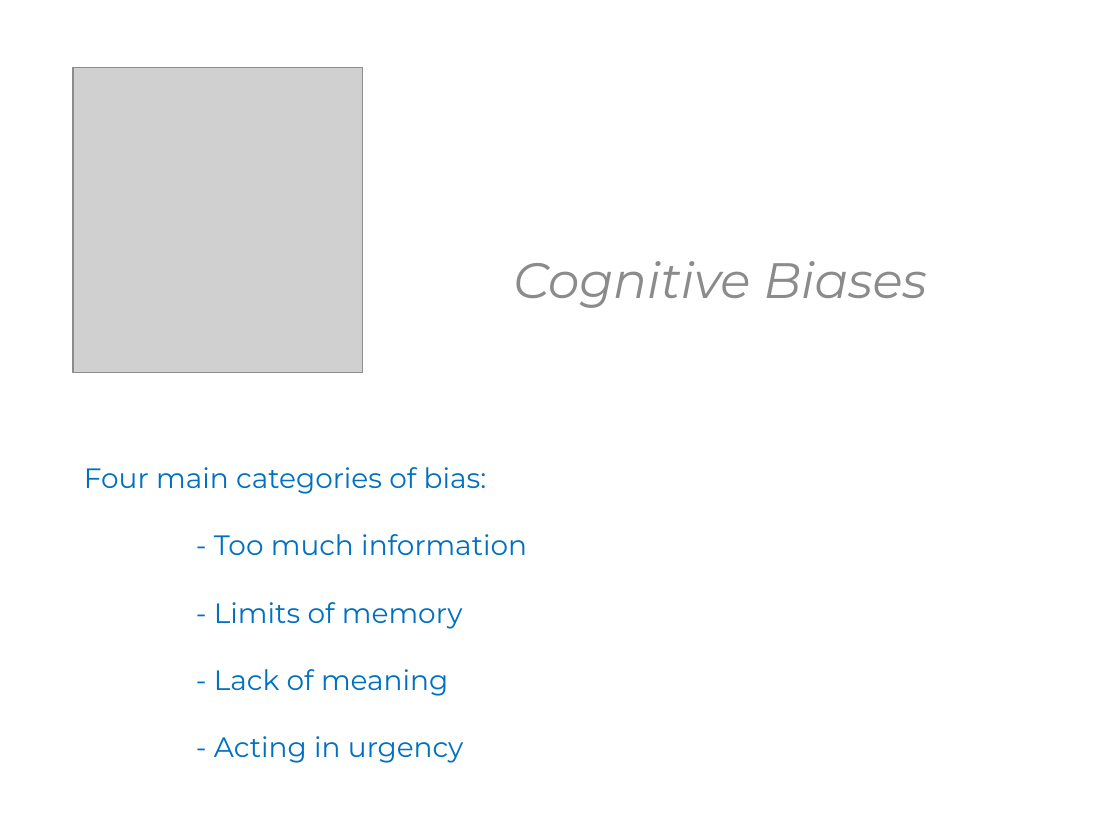
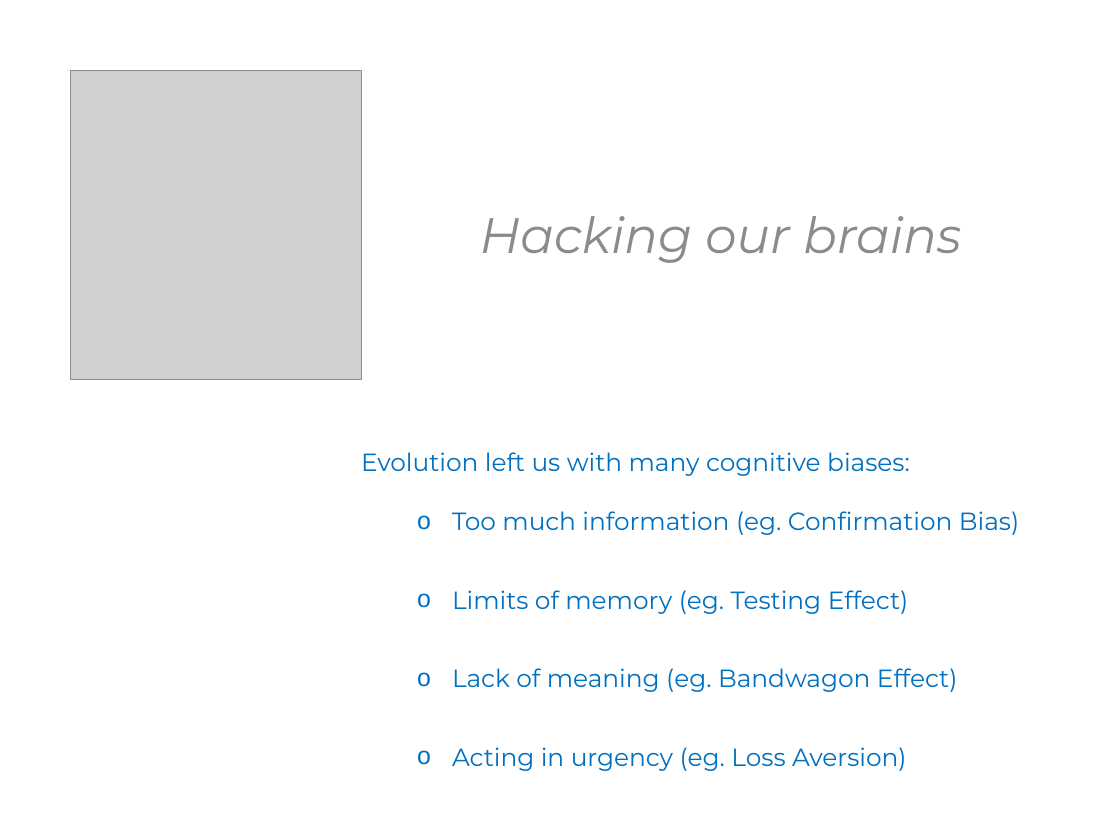
Before and after one commit to KhrisFernandez/tdd, a slide deck: slide 30 of initiation/resources/TDD - Initiation - EN.pptx (slide 17 before the commit). Drawn at 1120x840 pixels with LibreOffice and Linux fonts; fonts in the diff are those of the drawing; grey boxes stand for pictures. Boxes give left, top, right and bottom in pixels: in the first picture for what was removed or moved away, otherwise in the second. Text is boxed around its words. In the diff, an @@ line names an element or a change of style, - is before the commit and + after.

```diff
--- a/initiation/resources/TDD - Initiation - EN.pptx
+++ b/initiation/resources/TDD - Initiation - EN.pptx
@@ picture: place and size @@
-picture at <box>73,68,363,373</box>
+picture at <box>71,71,362,380</box>
@@ text at <box>480,216,961,263</box>: text changed @@
-Cognitive Biases
+Hacking our brains
@@ text at <box>361,452,1019,771</box>: text changed; size 18 to 16 pt @@
-Four main categories of bias:
-- Too much information
-- Limits of memory
-- Lack of meaning
-- Acting in urgency
+Evolution left us with many cognitive biases:
+  o Too much information (eg. Confirmation Bias)
+  o Limits of memory (eg. Testing Effect)
+  o Lack of meaning (eg. Bandwagon Effect)
+  o Acting in urgency (eg. Loss Aversion)
```
Also in this commit, not shown: 43 other slides changed, 14 slides added, 9 slides removed, 1 other file.
